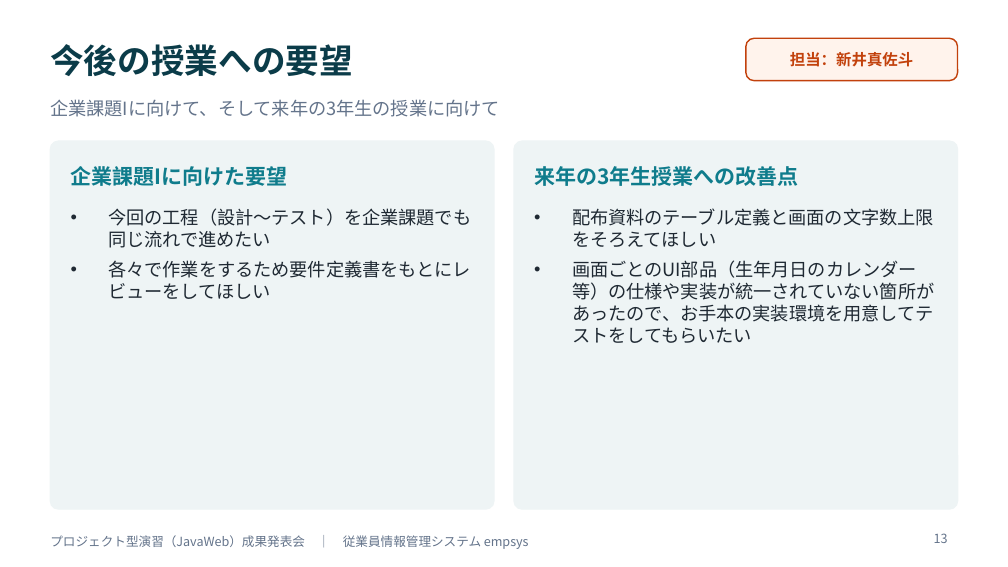
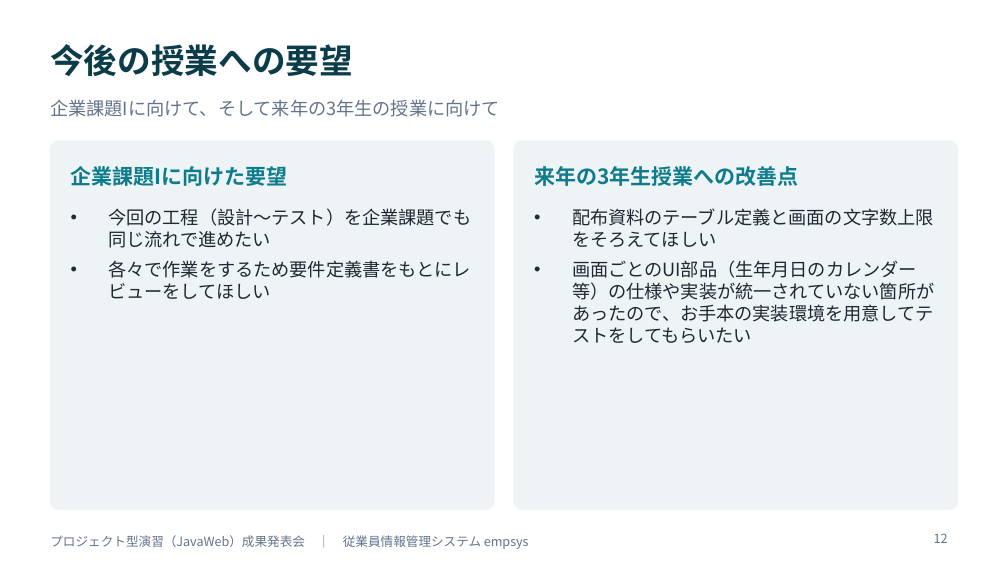
Before and after one commit to amasato1221/web_-application, a slide deck: slide 12 of 成果発表会資料_テンプレート.pptx (slide 13 before the commit). Drawn at 1008x567 pixels with LibreOffice and Linux fonts; fonts in the diff are those of the drawing. Boxes give left, top, right and bottom in pixels: in the first picture for what was removed or moved away, otherwise in the second. Text is boxed around its words. In the diff, an @@ line names an element or a change of style, - is before the commit and + after.

```diff
--- a/成果発表会資料_テンプレート.pptx
+++ b/成果発表会資料_テンプレート.pptx
@@ rounded rectangle removed at [746,38,958,81] @@
-担当：新井真佐斗
@@ page number at [934,533,948,543]: text changed @@
-13
+12
```
Also in this commit, not shown: 10 other slides changed, 1 slide removed, 6 other files.
